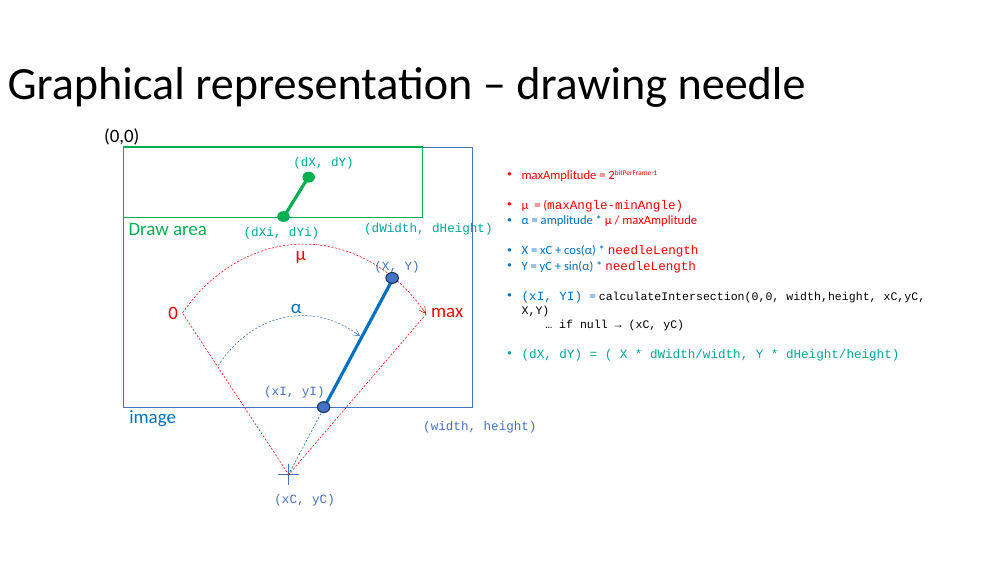
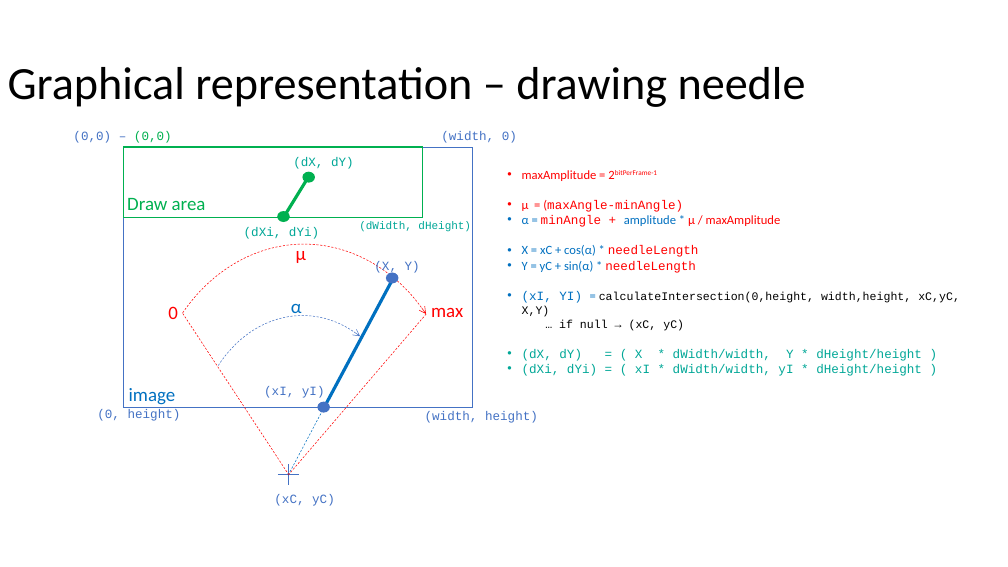
Before and after one commit to devidin/yavumeter, a slide deck: slide 20 of doc/Steps overview.pptx. Drawn at 1008x567 pixels with LibreOffice and Linux fonts; fonts in the diff are those of the drawing. Boxes give left, top, right and bottom in pixels: in the first picture for what was removed or moved away, otherwise in the second. Text is boxed around its words. In the diff, an @@ line names an element or a change of style, - is before the commit and + after.

```diff
--- a/doc/Steps overview.pptx
+++ b/doc/Steps overview.pptx
@@ text at (73,131,172,143): text changed; size 18 to 12 pt; font Calibri to Courier New; text colour #000000 to #4472C4 @@
-(0,0)
+(0,0) – (0,0)
@@ text added at (441,131,517,143), 12 pt, text #4472C4 @@
+(width, 0)
@@ text "Draw area": place and size @@
-text "Draw area" at (129,223,207,235)
+text "Draw area" at (127,198,206,210)
@@ text "(dWidth, dHeight)" at (359,222,471,232): size 12 to 10.5 pt @@
@@ text at (522,215,781,227): text changed @@
-• α = amplitude * μ / maxAmplitude
+• α = minAngle + amplitude * μ / maxAmplitude
@@ ellipse at (386,272,399,284): outline #1E3256 1 pt to none @@
@@ text at (522,291,960,317): text changed @@
-• (xI, YI) = calculateIntersection(0,0, width,height, xC,yC, X,Y)
+• (xI, YI) = calculateIntersection(0,height, width,height, xC,yC, X,Y)
@@ text at (522,349,922,376): text changed @@
-• (dX, dY) = ( X * dWidth/width, Y * dHeight/height)
+• (dX, dY) = ( X * dWidth/width, Y * dHeight/height )
+• (dXi, dYi) = ( xI * dWidth/width, yI * dHeight/height )
@@ text "image": place and size @@
-text "image" at (129,407,176,427)
+text "image" at (129,388,176,405)
@@ text added at (97,409,181,421), 12 pt, text #4472C4 @@
+(0, height)
@@ ellipse at (318,402,330,413): outline #1E3256 1 pt to none @@
@@ text "(width, height)": place and size @@
-text "(width, height)" at (423,421,537,433)
+text "(width, height)" at (425,411,538,423)
```
Also in this commit, not shown: 1 other slide changed, 12 other files.
